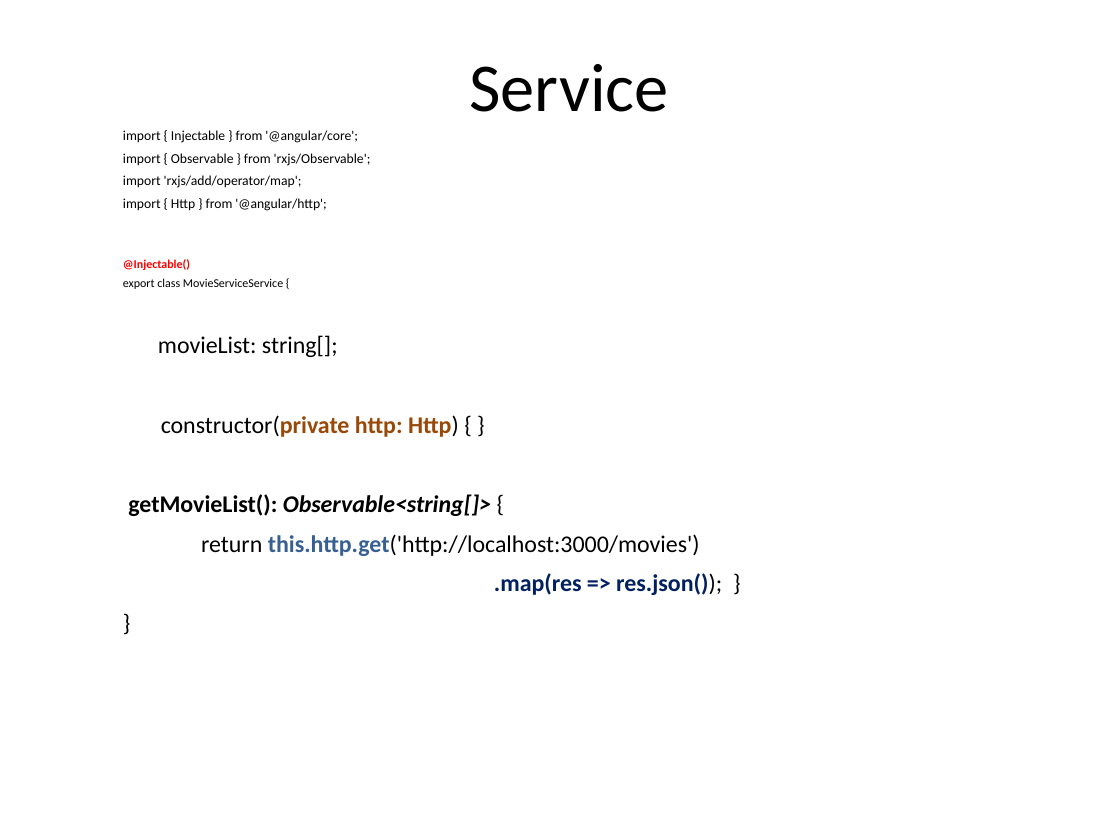
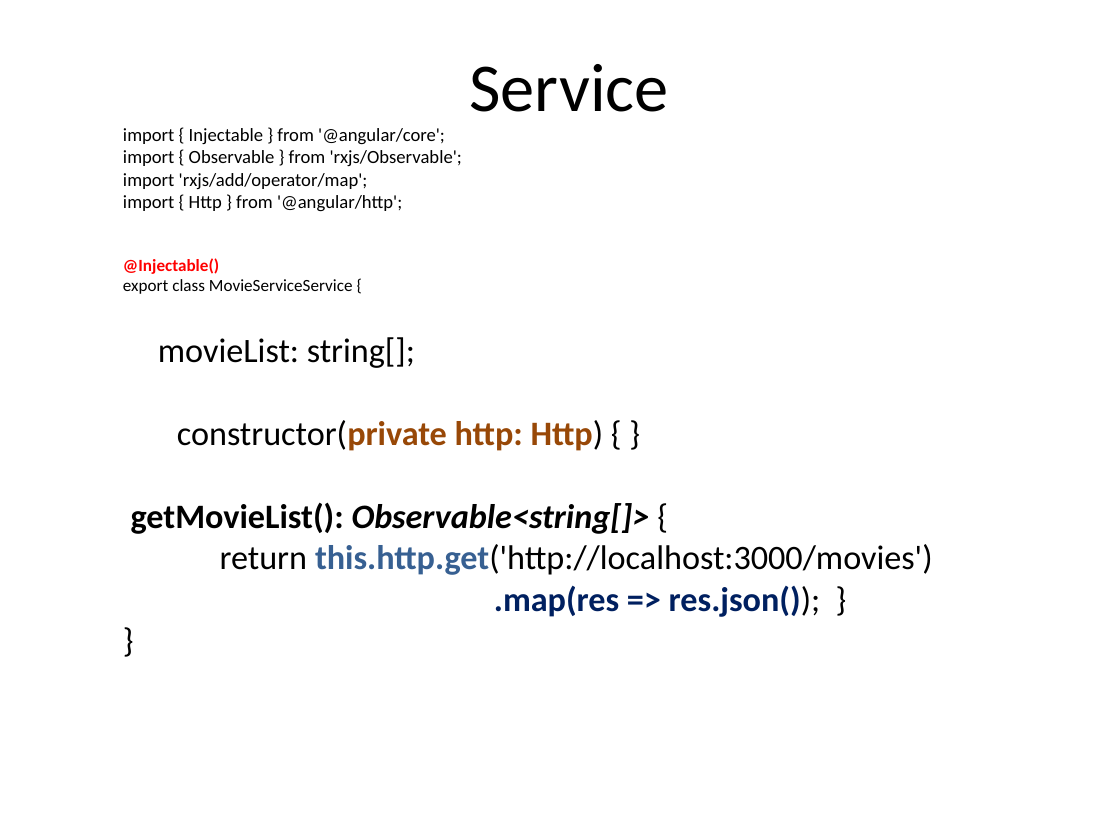
Before and after one commit to vishnumvn/AngularJS_Tut, a slide deck: slide 261 of Materials/Angular_Module01.ppt. Drawn at 1120x840 pixels with LibreOffice and Linux fonts; fonts in the diff are those of the drawing. Boxes give left, top, right and bottom in pixels: in the first picture for what was removed or moved away, otherwise in the second. Text is boxed around its words. In the diff, an @@ line names an element or a change of style, - is before the commit and + after.

Commit message:
day 3 components services

```diff
--- a/Materials/Angular_Module01.ppt
+++ b/Materials/Angular_Module01.ppt
@@ text "import { Injectable } from ..." at box(123, 128, 933, 617): size 8.8 to 12 pt in "import { Injectable } from '@angular/core';", "import { Observable } from 'rxjs/Observable';", "import 'rxjs/add/operator/map';", "import { Http } from '@angular/http';"; size 7.7 to 11 pt in "@Injectable()", "export class MovieServiceService {"; size 15.4 to 22 pt in "movieList: string[];", "constructor(private http: Http) { }", "getMovieList(): Observable<string[]> {", "return this.http.get('http://localhost:3000/movies')" and 2 more places; line spacing 1 to 0.8; less space between paragraphs @@
```
Also in this commit, not shown: 37 other slides changed, 37 other files.
